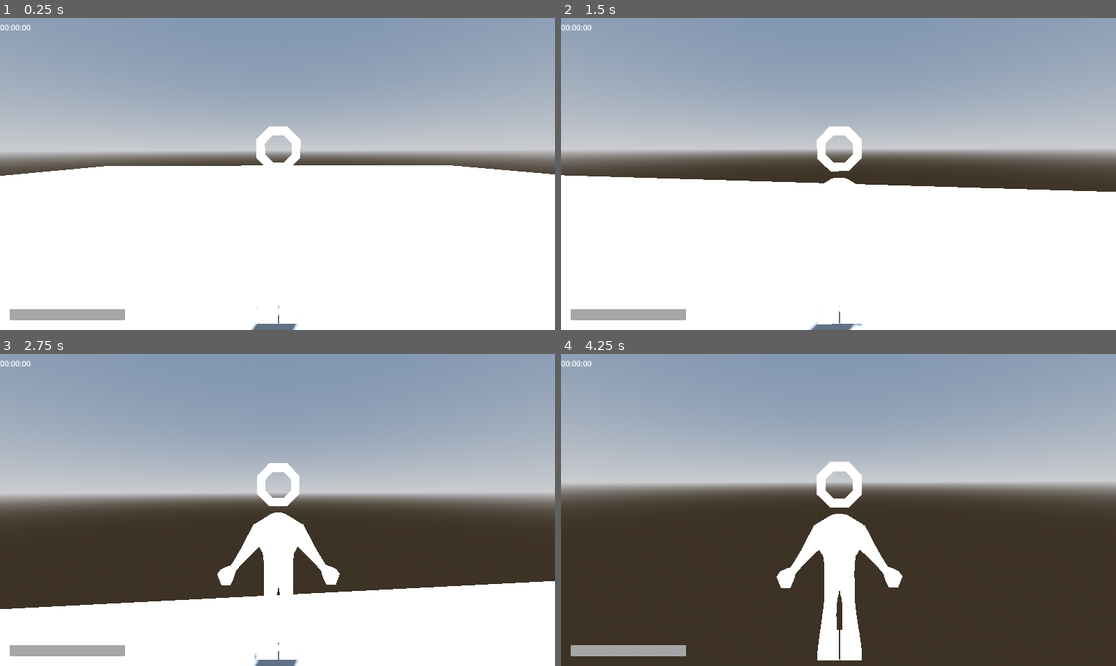
Above: before the commit, frames 1-4 (two rows, left to right).
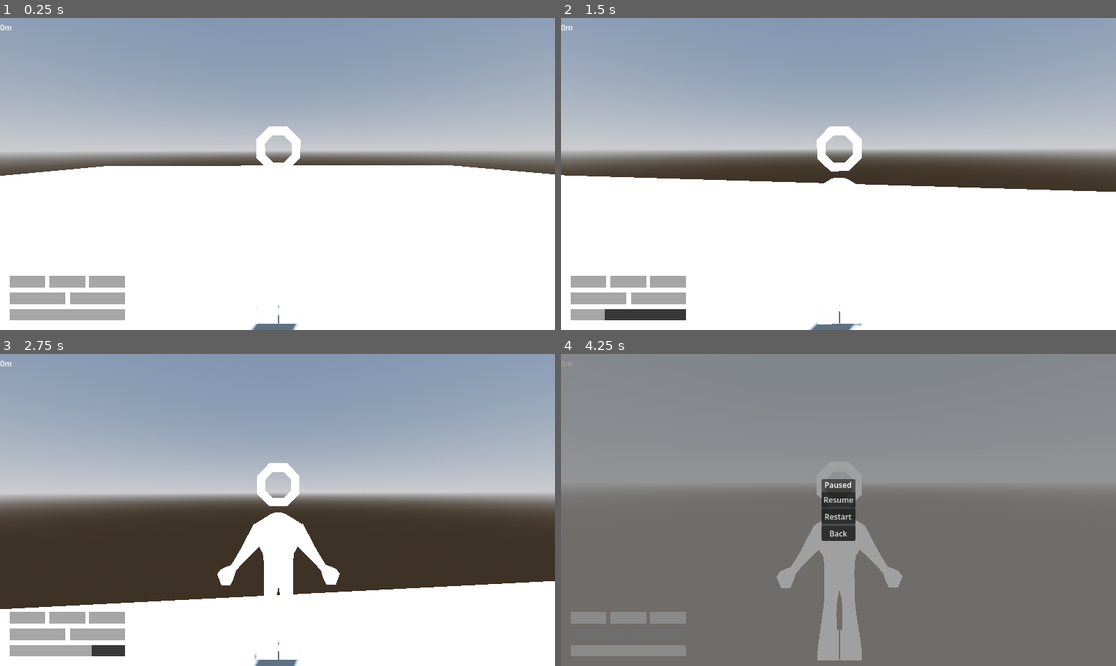
Above: after the commit, the same moments.

Repository: jpvds1/DDJD
Game: Godot game, scene res://scenes/levels/endless_level.tscn
Same seed, same stepped clock (60 frames per second), same inputs: the game is played once before the commit and once after it. This scene is started directly instead of the project's main scene.
Inputs (mouse positions are in pixels of both pictures, inside the frame that each line leads up to):
- Up to frame 1 (0.25 s): no input
- Up to frame 2 (1.5 s): tap Enter at 0.5 s; move the mouse to (866, 174) at 0.52 s; hold W (move_forwards) from 0.53 s (still down); tap Q (dash) at 0.6 s; tap Space (jump) at 0.77 s; move the mouse to (810, 174) at 1.27 s; tap Shift (sprint) at 1.35 s
- Up to frame 3 (2.75 s): keep holding W (move_forwards); tap Space (jump) at 1.52 s; move the mouse to (288, 503) at 2.02 s; tap Q (dash) at 2.1 s
- Up to frame 4 (4.25 s): keep holding W (move_forwards); move the mouse to (832, 516) at 2.77 s; tap Shift (sprint) at 2.85 s; tap Space (jump) at 3.02, 3.5, 3.77 s; move the mouse to (877, 513) at 3.52 s; tap Q (dash) at 3.6 s; tap Escape (ui_cancel) at 4.15 s

The runs differ from the first frame. In frame 1, 1.5% of the frame differs, in the area x 0-23%, y 2-92%; in frame 2, 2.1%; in frame 3, 1.8%; in frame 4, 98%, in the area x 0-100%, y 0-100%.

Commit message:
feat(endless mode): attached main HUD to endless mode

Diff:
--- a/platformer-game/scenes/levels/endless_level.tscn
+++ b/platformer-game/scenes/levels/endless_level.tscn
@@ -1,6 +1,7 @@
 [gd_scene format=3 uid="uid://cwsfiuxxe3kt7"]
 
 [ext_resource type="PackedScene" uid="uid://ch7shhditu1lk" path="res://scenes/player/capsule_character.tscn" id="1_17s8f"]
+[ext_resource type="Script" uid="uid://mwwb0aj4i5vj" path="res://scripts/systems/endless_manager.gd" id="2_j3yte"]
 [ext_resource type="PackedScene" uid="uid://dy8jnv2byaaoj" path="res://scenes/ui/main_UI.tscn" id="2_lpstx"]
 
 [sub_resource type="ProceduralSkyMaterial" id="ProceduralSkyMaterial_lpstx"]
@@ -16,6 +17,9 @@
 tonemap_mode = 2
 
 [node name="EndlessLevel" type="Node3D" unique_id=1808576052]
+script = ExtResource("2_j3yte")
+player_path = NodePath("CharacterBody3D")
+ui_path = NodePath("CanvasLayer")
 
 [node name="WorldEnvironment" type="WorldEnvironment" parent="." unique_id=174638576]
 environment = SubResource("Environment_grt42")
@@ -26,10 +30,10 @@
 
 [node name="CharacterBody3D" parent="." unique_id=1782536310 instance=ExtResource("1_17s8f")]
 
-[node name="EndlessManager" type="Node3D" parent="." unique_id=1254468394]
-
-[node name="CanvasLayer" parent="." unique_id=9067626 instance=ExtResource("2_lpstx")]
-
 [node name="CSGBox3D" type="CSGBox3D" parent="." unique_id=357478498]
 use_collision = true
 size = Vector3(50, 1, 50)
+
+[node name="CanvasLayer" parent="." unique_id=9067626 instance=ExtResource("2_lpstx")]
+player_path = NodePath("../CharacterBody3D")
+level_path = NodePath("..")
--- /dev/null
+++ b/platformer-game/scripts/systems/endless_manager.gd
@@ -0,0 +1,99 @@
+extends Node3D
+
+# ---------------------------------------------------------
+# Signals
+# ---------------------------------------------------------
+signal lives_changed(current_lives: int, max_lives: int)
+signal player_unalived()
+signal run_completed(final_distance: String)
+signal pause_toggled(paused: bool)
+signal checkpoint_reached()
+
+# ---------------------------------------------------------
+# Exports
+# ---------------------------------------------------------
+@export var player_path: NodePath
+@export var ui_path: NodePath
+
+# ---------------------------------------------------------
+# Constants
+# ---------------------------------------------------------
+const MAX_LIVES := 3
+
+# ---------------------------------------------------------
+# 1. State Variables (Run Control)
+# ---------------------------------------------------------
+var player: Node = null
+var ui: Node = null
+
+var lives := MAX_LIVES
+var distance := 0
+var is_paused := false
+var game_over_triggered := false
+
+# ---------------------------------------------------------
+# Setup
+# ---------------------------------------------------------
+func _ready() -> void:
+	process_mode = Node.PROCESS_MODE_ALWAYS
+
+	player = get_node_or_null(player_path)
+	ui = get_node_or_null(ui_path)
+
+	if player == null:
+		push_error("EndlessManager: Player node not found.")
+		return
+
+	lives_changed.emit(lives, MAX_LIVES)
+
+# ---------------------------------------------------------
+# 2. Pause System
+# ---------------------------------------------------------
+func _unhandled_input(event: InputEvent) -> void:
+	if game_over_triggered:
+		return
+
+	if event.is_action_pressed("ui_cancel"):
+		_toggle_pause()
+
+func _toggle_pause() -> void:
+	_set_paused(not is_paused)
+
+func _set_paused(should_pause: bool) -> void:
+	if game_over_triggered:
+		return
+
+	is_paused = should_pause
+
+	if is_paused:
+		if player.has_method("lock_controls"):
+			player.lock_controls()
+		if player.has_method("pause_timers"):
+			player.pause_timers()
+	else:
+		if player.has_method("unlock_controls"):
+			player.unlock_controls()
+		if player.has_method("resume_timers"):
+			player.resume_timers()
+
+	get_tree().paused = is_paused
+	pause_toggled.emit(is_paused)
+
+# ---------------------------------------------------------
+# UI Duck-Typing Interface (Main_UI Button Flow)
+# ---------------------------------------------------------
+func is_endless() -> bool:
+	return true
+
+func resume_game() -> void:
+	_set_paused(false)
+
+func restart_level() -> void:
+	get_tree().paused = false
+	is_paused = false
+	Global.game_controller.change_3D_scene("res://scenes/levels/endless_level.tscn")
+
+func return_to_menu() -> void:
+	get_tree().paused = false
+	is_paused = false
+	Global.game_controller.change_GUI_scene("res://scenes/ui/main_menu.tscn")
--- a/platformer-game/scripts/ui/main_UI.gd
+++ b/platformer-game/scripts/ui/main_UI.gd
@@ -85,6 +85,9 @@
 	level_complete_overlay.visible = false
 	pause_overlay.visible = false
 
+	if level and level.has_method("is_endless"):
+		timer_label.text = "0m"
+
 	player.emit_initial_ui_state()
 
 func _process(delta: float) -> void:
Not shown, added: platformer-game/scripts/systems/endless_manager.gd.uid
